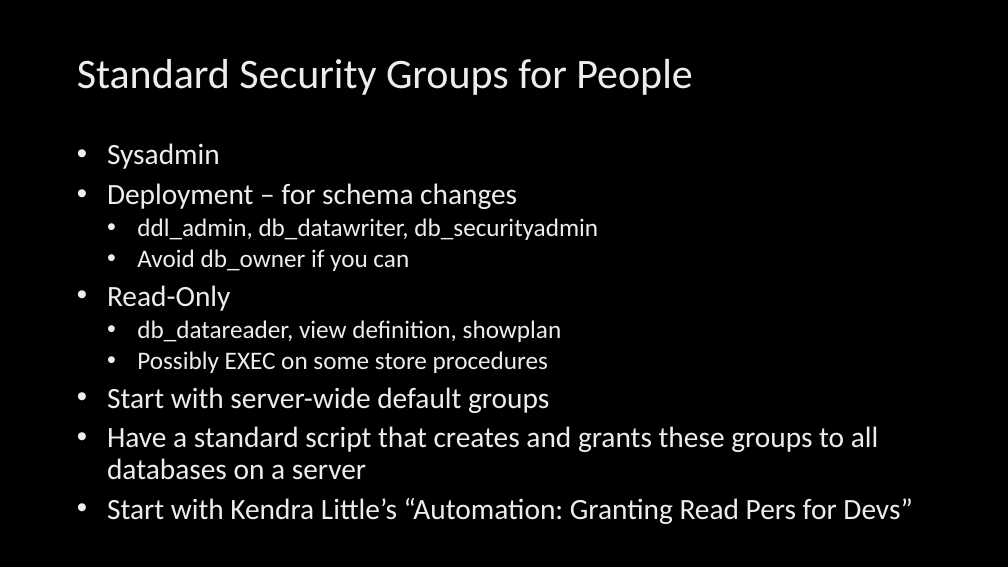
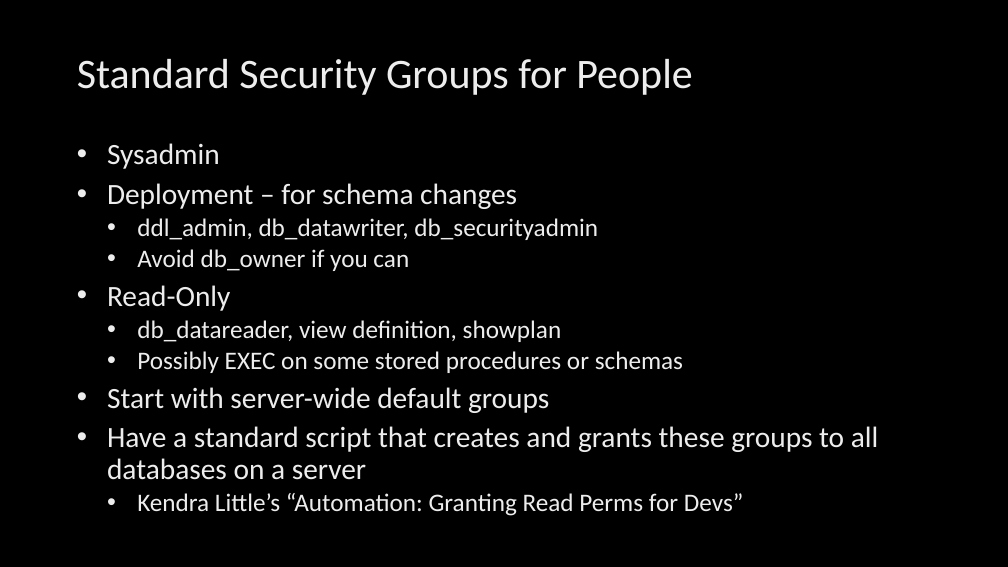
Before and after one commit to billgraziano/kcdc2018, a slide deck: slide 11 of ppt/4. Design Tips/Design Tips.pptx. Drawn at 1008x567 pixels with LibreOffice and Linux fonts; fonts in the diff are those of the drawing; background and template pictures are left out. Boxes give left, top, right and bottom in pixels: in the first picture for what was removed or moved away, otherwise in the second. Text is boxed around its words. In the diff, an @@ line names an element or a change of style, - is before the commit and + after.

```diff
--- a/ppt/4. Design Tips/Design Tips.pptx
+++ b/ppt/4. Design Tips/Design Tips.pptx
@@ text at [137,351,683,373]: text changed @@
-  • Possibly EXEC on some store procedures
+  • Possibly EXEC on some stored procedures or schemas
@@ text at [137,493,744,516]: text changed; size 28 to 24 pt @@
-• Start with Kendra Little’s “Automation: Granting Read Pers for Devs”
+  • Kendra Little’s “Automation: Granting Read Perms for Devs”
```
Also in this commit, not shown: 7 other slides changed, 1 slide removed, 13 other files.
